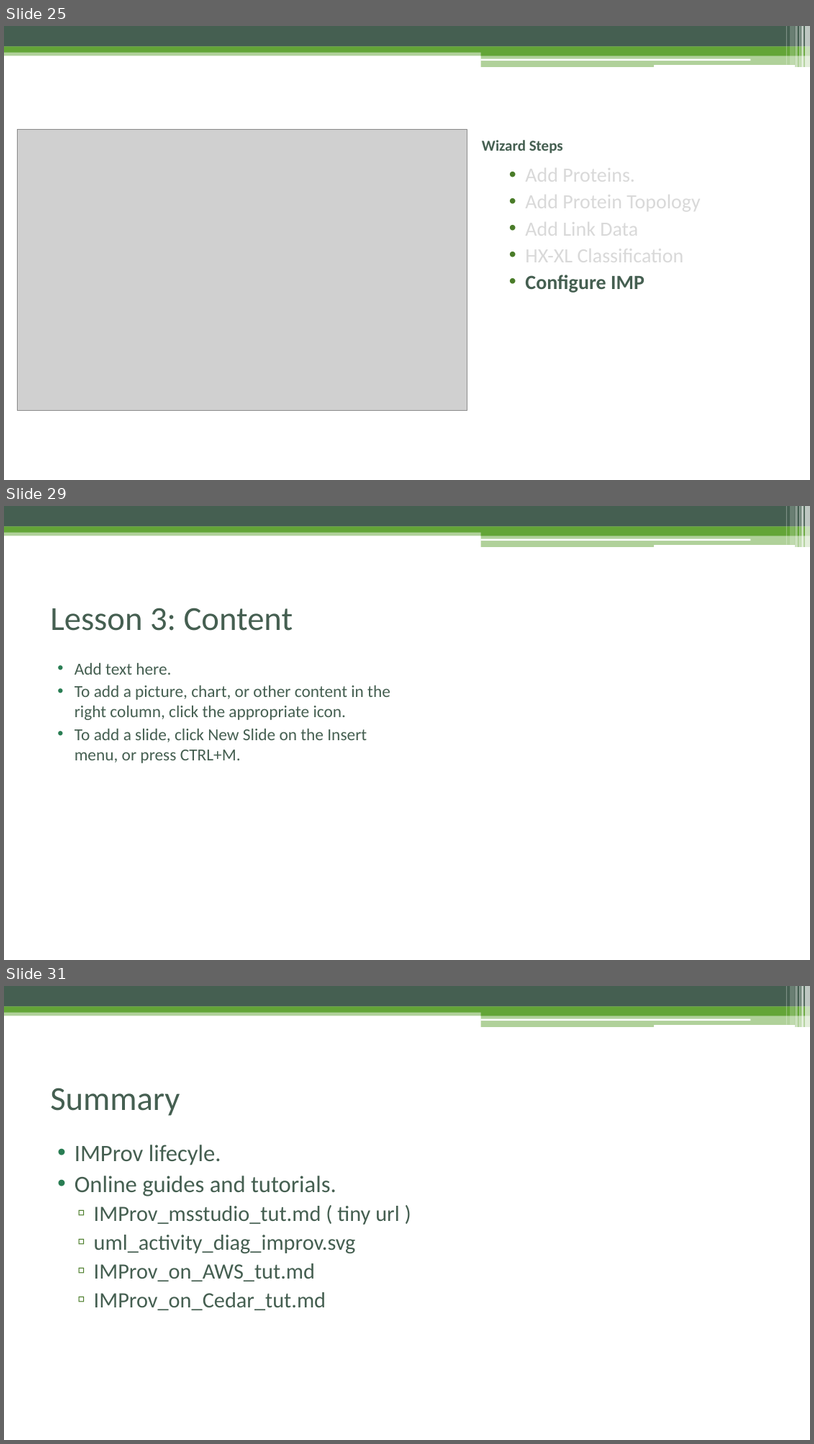
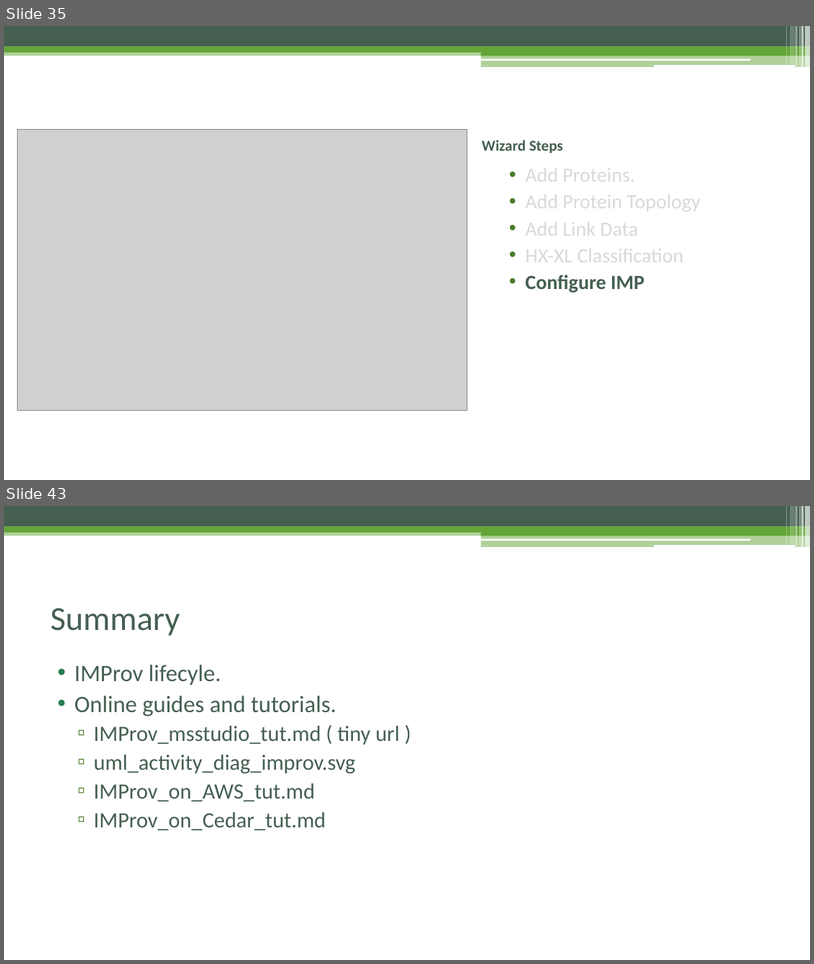
Before and after one commit to pellst/imp_msstudio_init, a slide deck: IMProv_project_prep.pptx. Shown one above the other, each under a label of ours: slides 25, 29 and 31 before the commit, slides 35 and 43 after it; the slides between them are not shown. The pictures are 814x1444 and 814x964 pixels, drawn with LibreOffice and Linux fonts; fonts in the diff are those of the drawing; grey boxes stand for pictures. Boxes give left, top, right and bottom in pixels: in the first picture for what was removed or moved away, otherwise in the second. Text is boxed around its words. In the diff, an @@ line names an element or a change of style, - is before the commit and + after.

```diff
--- a/IMProv_project_prep.pptx
+++ b/IMProv_project_prep.pptx
@@ slide 29 removed at <box>4,506,810,960</box>, background #FFFFFF; not listed: 13 template elements that a slide beside it also shows @@
@@ title removed at <box>50,608,293,631</box> @@
-Lesson 3: Content
@@ text removed at <box>75,663,391,763</box> @@
-• Add text here.
-• To add a picture, chart, or other content in the right column, click the appropriate icon.
-• To add a slide, click New Slide on the Insert menu, or press CTRL+M.
@@ what was slide 25 is now slide 35 @@
@@ what was slide 31 is now slide 43 @@
```
Also in this commit, not shown: 6 slides changed, 15 slides added, 1 other slide removed, 1 other file.
